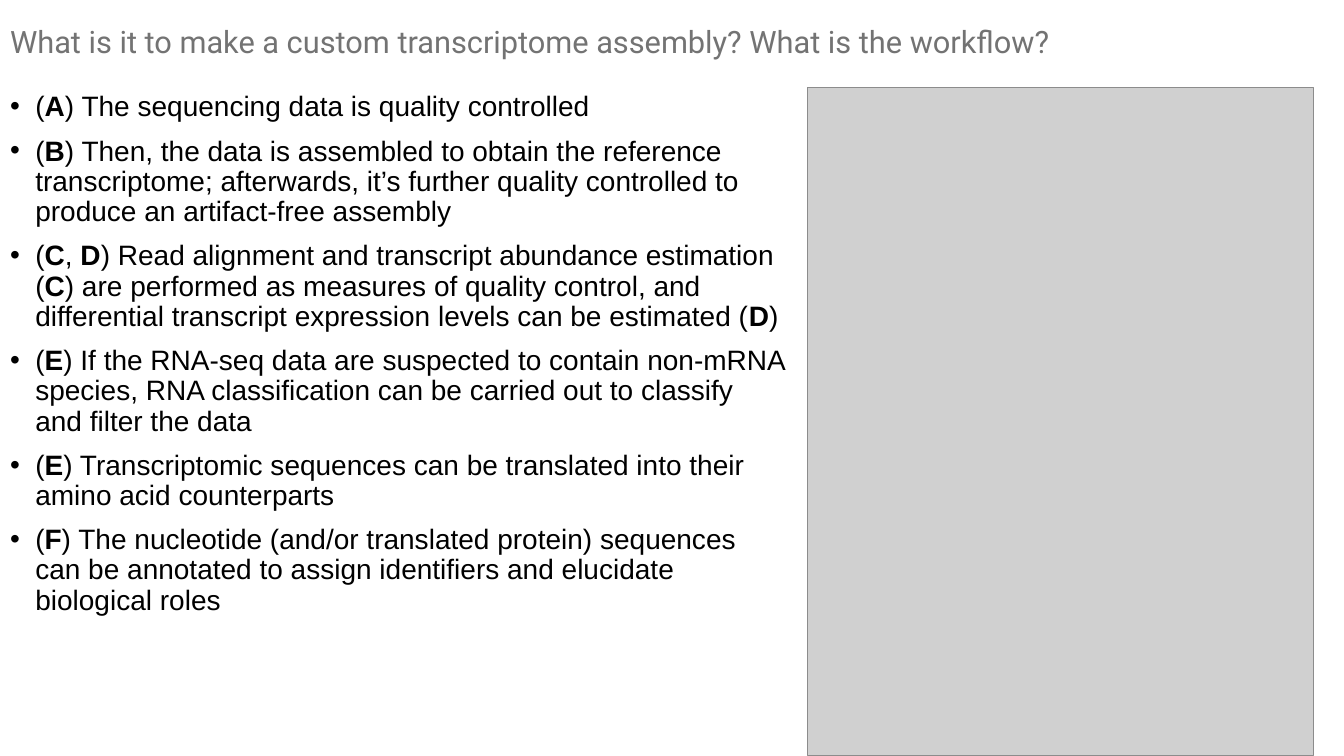
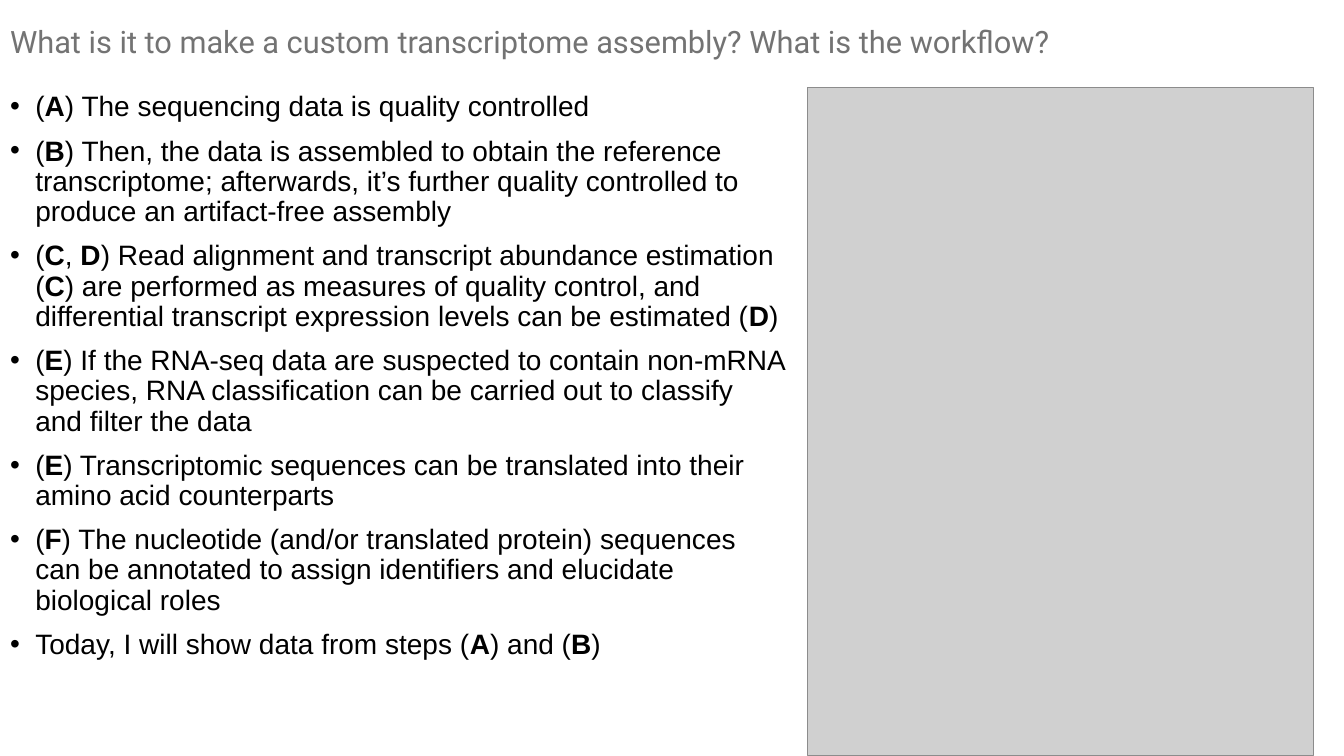
Before and after one commit to kalavattam/2023_Greenlaw-et-al, a slide deck: slide 5 of results/2022-1201/notebook/KA.2023-0111.presentation.pptx. Drawn at 1344x756 pixels with LibreOffice and Linux fonts; fonts in the diff are those of the drawing; grey boxes stand for pictures. Boxes give left, top, right and bottom in pixels: in the first picture for what was removed or moved away, otherwise in the second. Text is boxed around its words. In the diff, an @@ line names an element or a change of style, - is before the commit and + after.

```diff
--- a/results/2022-1201/notebook/KA.2023-0111.presentation.pptx
+++ b/results/2022-1201/notebook/KA.2023-0111.presentation.pptx
@@ text at (35,633,601,659): paragraph added @@
+• Today, I will show data from steps (A) and (B)
```
Also in this commit, not shown: 2 other slides changed, 1 slide added, 7 other files.
